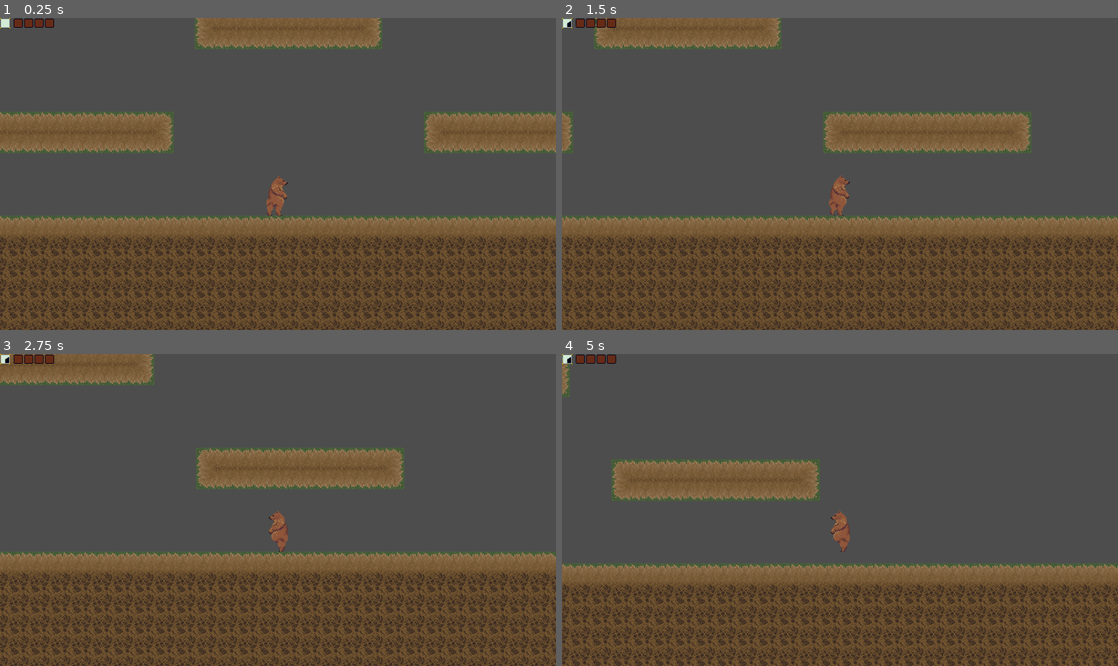
Above: before the commit, frames 1-4 (two rows, left to right).
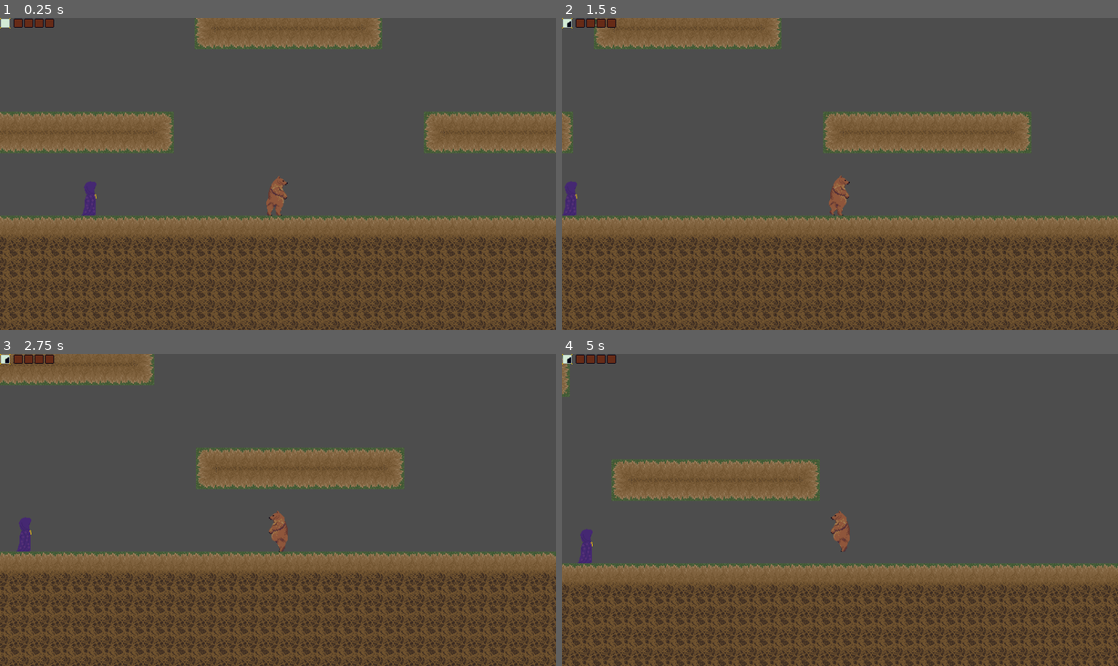
Above: after the commit, the same moments.

Repository: WinterAtne/Cancer_Bear
Game: Godot game, scene res://scenes/main.tscn
The game is run twice, just before and just after one commit, with the same random seed, the same clock (stepped at 60 frames per second) and the same inputs. The engine's default icon, where the game draws it, is replaced by a stand-in: a white triangle on a blue panel in a dark square.
Inputs (mouse positions are in pixels of both pictures, inside the frame that each line leads up to):
- Up to frame 1 (0.25 s): no input
- Up to frame 2 (1.5 s): move the mouse to (962, 158) at 0.52 s; hold E (interact, bound only after the commit) 0.53-1.28 s; hold D (right) from 0.53 s (still down); tap W (up) at 0.77 s; move the mouse to (728, 189) at 1.27 s; tap 1 (spell_1) at 1.35 s
- Up to frame 3 (2.75 s): tap W (up) at 1.52 s; tap E (interact, bound only after the commit) at 1.55 s; move the mouse to (333, 441) at 2.02 s; release D (right) at 2.03 s; hold A (left) from 2.03 s (still down); hold E (interact, bound only after the commit) from 2.03 s (still down); tap 2 (spell_2) at 2.1 s
- Up to frame 4 (5 s): move the mouse to (812, 572) at 2.77 s; release A (left) at 2.78 s; release E (interact, bound only after the commit) at 2.78 s; hold D (right) 2.78-4.28 s; tap 3 (spell_3) at 2.85 s; tap W (up) at 3.02, 3.77, 4.52 s; tap E (interact, bound only after the commit) at 3.05, 4.55 s; move the mouse to (1006, 556) at 3.52 s; hold E (interact, bound only after the commit) 3.53-4.28 s; tap 4 (spell_4) at 3.6 s; move the mouse to (673, 463) at 4.27 s; hold A (left) from 4.28 s (still down); tap 5 (spell_5) at 4.35 s

The runs differ from the first frame. In frame 1, 0.2% of the frame differs, in the area x 14-18%, y 52-64%; in frame 2, 0.2%; in frame 3, 0.2%; in frame 4, 0.2%.

Commit message:
Updated interactable and made edibles

Diff:
--- a/project.godot
+++ b/project.godot
@@ -89,6 +89,11 @@
 "events": [Object(InputEventMouseButton,"resource_local_to_scene":false,"resource_name":"","device":-1,"window_id":0,"a …(256 unchanged characters)…
 ]
 }
+interact={
+"deadzone": 0.5,
+"events": [Object(InputEventKey,"resource_local_to_scene":false,"resource_name":"","device":-1,"window_id":0,"alt_pressed":false,"shift_pressed":false,"ctrl_pressed":false,"meta_pressed":false,"pressed":false,"keycode":0,"physical_keycode":69,"key_label":0,"unicode":101,"echo":false,"script":null)
+]
+}
 
 [layer_names]
 
--- a/scenes/_debug/debug_level_2.tscn
+++ b/scenes/_debug/debug_level_2.tscn
@@ -1,6 +1,8 @@
-[gd_scene load_steps=4 format=3 uid="uid://cefeqv15hxtwu"]
+[gd_scene load_steps=7 format=3 uid="uid://cefeqv15hxtwu"]
 
 [ext_resource type="Texture2D" uid="uid://c80ynf7b5u722" path="res://assets/grassy_forest.png" id="2_7opp0"]
+[ext_resource type="PackedScene" uid="uid://cqecak1mh1jv2" path="res://scenes/enemies/robbed_people/robbed_person.tscn" id="2_nnei7"]
+[ext_resource type="PackedScene" uid="uid://waph8jowfhgi" path="res://scenes/interactables/edibles/edible.tscn" id="3_77x82"]
 
 [sub_resource type="TileSetAtlasSource" id="TileSetAtlasSource_yorio"]
 texture = ExtResource("2_7opp0")
@@ -511,9 +513,23 @@
 terrain_set_0/terrain_0/color = Color(0.5, 0.34375, 0.25, 1)
 sources/0 = SubResource("TileSetAtlasSource_yorio")
 
+[sub_resource type="CircleShape2D" id="CircleShape2D_0a2bh"]
+radius = 18.0278
+
 [node name="DebugLevel2" type="Node2D"]
 
 [node name="TileMap" type="TileMap" parent="."]
 tile_set = SubResource("TileSet_j3bsa")
 format = 2
 layer_0/tile_data = PackedInt32Array(131065, 589824, 2, 131064, 589824, 2, 131063, 589824, 2, 131062, 589824, 2, 65525, …(24596 unchanged characters)…
+
+[node name="RobbedPerson" parent="." instance=ExtResource("2_nnei7")]
+position = Vector2(-312, -9)
+
+[node name="Edible" parent="." instance=ExtResource("3_77x82")]
+position = Vector2(-216, -39)
+
+[node name="CollisionShape2D" type="CollisionShape2D" parent="Edible"]
+shape = SubResource("CircleShape2D_0a2bh")
+
+[connection signal="body_entered" from="Edible" to="Edible" method="_interact"]
--- /dev/null
+++ b/scenes/interactables/edibles/edible.gd
@@ -0,0 +1,9 @@
+extends Interactable
+class_name Edible
+
+func _do_interaction():
+	if should_interact:
+		print("hey")
+
+
+	is_interactable = false
--- /dev/null
+++ b/scenes/interactables/edibles/edible.tscn
@@ -0,0 +1,7 @@
+[gd_scene load_steps=3 format=3 uid="uid://waph8jowfhgi"]
+
+[ext_resource type="PackedScene" uid="uid://d3grc7b8ruewa" path="res://scenes/interactables/interactable.tscn" id="1_hq1i1"]
+[ext_resource type="Script" path="res://scenes/interactables/edibles/edible.gd" id="2_nrhag"]
+
+[node name="Edible" instance=ExtResource("1_hq1i1")]
+script = ExtResource("2_nrhag")
--- a/scenes/interactables/interactable.gd
+++ b/scenes/interactables/interactable.gd
@@ -1,9 +1,28 @@
 extends Area2D
+class_name Interactable
+
+var is_interactable : bool = false
+var is_interacting : bool = false
+var should_interact : bool = false
+
+func _process(_delta) -> void:
+	is_interacting = Input.is_action_pressed("interact")
+	should_interact = is_interacting and is_interactable
+	if should_interact:
+		_do_interaction()
+
 
 
 #This is a virtual function
-func _interact(body : Node2D) -> void:
-	if not body is Player:
-		return
+func _do_interaction() -> void:
+	pass
 
-	print(body)
+func _on_body_entered(body : Node2D) -> void:
+	if body is Player:
+		is_interactable = true
+
+
+
+func _on_body_exited(body):
+	if body is Player:
+		is_interactable = false
--- a/scenes/interactables/interactable.tscn
+++ b/scenes/interactables/interactable.tscn
@@ -7,4 +7,5 @@
 collision_mask = 8
 script = ExtResource("1_8gorg")
 
-[connection signal="body_entered" from="." to="." method="_interact"]
+[connection signal="body_entered" from="." to="." method="_on_body_entered"]
+[connection signal="body_exited" from="." to="." method="_on_body_exited"]
